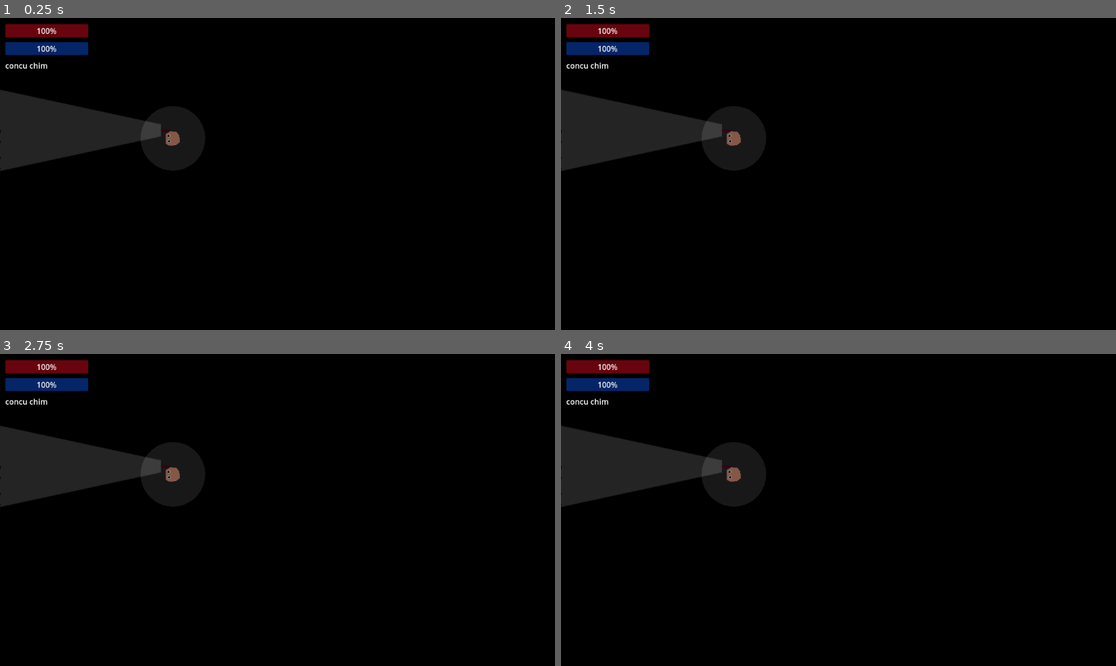
Above: before the commit, frames 1-4 (two rows, left to right).
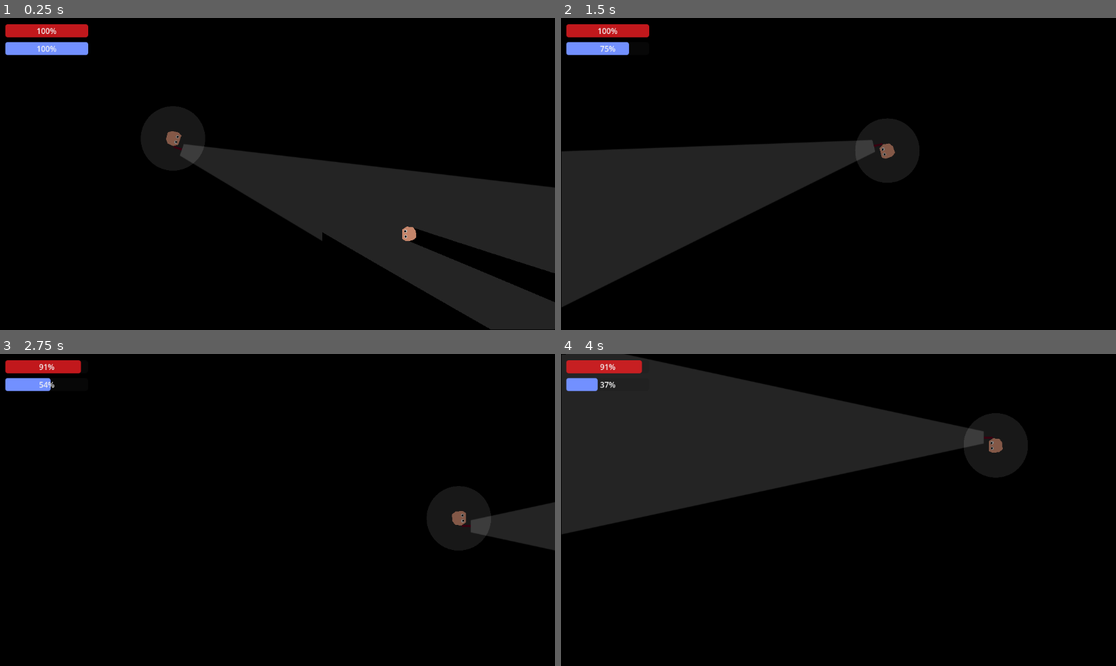
Above: after the commit, the same moments.

Repository: mncc8337/blashout
Game: Godot game, scene res://scenes/main.tscn
The game is run twice, just before and just after one commit, with the same random seed, the same clock (stepped at 60 frames per second) and the same inputs.
Inputs (mouse positions are in pixels of both pictures, inside the frame that each line leads up to):
- Up to frame 1 (0.25 s): no input
- Up to frame 2 (1.5 s): tap Enter at 0.5 s; move the mouse to (960, 158) at 0.52 s; hold D (right) 0.53-1.28 s; hold Shift (run) 0.53-1.28 s; move the mouse to (727, 189) at 1.27 s; hold S (down) from 1.28 s (still down); tap Shift (run) at 1.35 s
- Up to frame 3 (2.75 s): move the mouse to (333, 441) at 2.02 s; release S (down) at 2.03 s; hold D (right) from 2.03 s (still down); hold Shift (run) from 2.03 s (still down)
- Up to frame 4 (4 s): move the mouse to (810, 572) at 2.77 s; release D (right) at 2.78 s; release Shift (run) at 2.78 s; hold W (up) 2.78-3.53 s; tap Shift (run) at 2.85 s; move the mouse to (1005, 556) at 3.52 s; hold A (left) from 3.53 s (still down); hold Shift (run) from 3.53 s (still down)

The runs differ from the first frame. In frame 1, 24% of the frame differs, in the area x 0-100%, y 2-100%; in frame 2, 19%; in frame 3, 7.4%; in frame 4, 19%.
Error before the commit: Invalid access to property or key 'global_position' on a base object of type 'null instance'. (res://scripts/player.gd:26)

Commit message:
added foe and blok

Diff:
--- /dev/null
+++ b/scenes/blck.tscn
@@ -0,0 +1,30 @@
+[gd_scene load_steps=4 format=3 uid="uid://biwhw5vahhhie"]
+
+[ext_resource type="Texture2D" uid="uid://cur22yoxn2oxi" path="res://imgs/block.png" id="1_mhg6f"]
+[ext_resource type="Texture2D" uid="uid://eperkyusood0" path="res://imgs/light_blk.png" id="2_8k68d"]
+
+[sub_resource type="OccluderPolygon2D" id="OccluderPolygon2D_yp3ur"]
+cull_mode = 1
+polygon = PackedVector2Array(9, -9, -9, -9, -9, 9, 9, 9)
+
+[node name="block" type="StaticBody2D"]
+position = Vector2(1, 1)
+scale = Vector2(2, 2)
+
+[node name="CollisionPolygon2D2" type="CollisionPolygon2D" parent="."]
+polygon = PackedVector2Array(9, -9, -9, -9, -9, 9, 9, 9)
+
+[node name="Sprite2D2" type="Sprite2D" parent="CollisionPolygon2D2"]
+texture = ExtResource("1_mhg6f")
+
+[node name="PointLight2D" type="PointLight2D" parent="CollisionPolygon2D2/Sprite2D2"]
+position = Vector2(3.57628e-07, 0.25)
+scale = Vector2(2.59965, 2.68631)
+color = Color(1, 1, 1, 0.290196)
+energy = 7.85
+blend_mode = 2
+texture = ExtResource("2_8k68d")
+texture_scale = 0.01
+
+[node name="LightOccluder2D2" type="LightOccluder2D" parent="CollisionPolygon2D2"]
+occluder = SubResource("OccluderPolygon2D_yp3ur")
--- /dev/null
+++ b/scenes/foe_.tscn
@@ -0,0 +1,13 @@
+[gd_scene load_steps=2 format=3 uid="uid://bmornkppw6r7"]
+
+[ext_resource type="Texture2D" uid="uid://d0ou6idyolsw" path="res://imgs/foe.png" id="1_r8q3y"]
+
+[node name="foe" type="CharacterBody2D"]
+position = Vector2(750, 448)
+scale = Vector2(3, 3)
+
+[node name="CollisionPolygon2D" type="CollisionPolygon2D" parent="."]
+polygon = PackedVector2Array(7, -8, -8, -8, -8, 7, 6, 4)
+
+[node name="Sprite2D" type="Sprite2D" parent="CollisionPolygon2D"]
+texture = ExtResource("1_r8q3y")
--- a/scenes/main.tscn
+++ b/scenes/main.tscn
@@ -1,18 +1,39 @@
-[gd_scene load_steps=9 format=3 uid="uid://l0v0ojsdp6s8"]
+[gd_scene load_steps=15 format=3 uid="uid://l0v0ojsdp6s8"]
 
 [ext_resource type="PackedScene" uid="uid://cs0scqiespkx4" path="res://scenes/player.tscn" id="1_ir80p"]
 [ext_resource type="PackedScene" uid="uid://biy8681uytdb" path="res://scenes/wall.tscn" id="2_222mk"]
 [ext_resource type="Script" path="res://scripts/UI.gd" id="3_cbocj"]
+[ext_resource type="PackedScene" uid="uid://biwhw5vahhhie" path="res://scenes/blck.tscn" id="4_661in"]
+[ext_resource type="Script" path="res://scripts/foe.gd" id="5_bh00k"]
+[ext_resource type="Texture2D" uid="uid://d0ou6idyolsw" path="res://imgs/foe.png" id="6_pcyax"]
 
-[sub_resource type="OccluderPolygon2D" id="OccluderPolygon2D_g4b7h"]
+[sub_resource type="OccluderPolygon2D" id="OccluderPolygon2D_f5l68"]
 cull_mode = 1
-polygon = PackedVector2Array(-22.2, -8.2, -22.2, 11.8, -15.2, 15.8, -1.2, 14.8, 6.8, 8.8, 5.8, -5.2, -0.199999, -13.2, -13.2, -14.2)
+polygon = PackedVector2Array(-22, -8, -22, 12, -15, 16, -1, 15, 7, 9, 6, -5, 0, -13, -13, -14)
 
 [sub_resource type="StyleBoxFlat" id="StyleBoxFlat_uhm6t"]
-bg_color = Color(1, 0, 0.0941176, 0.392157)
+bg_color = Color(1, 0.117647, 0.137255, 0.74902)
+corner_radius_top_left = 5
+corner_radius_top_right = 5
+corner_radius_bottom_right = 5
+corner_radius_bottom_left = 5
 
 [sub_resource type="Theme" id="Theme_4ddnc"]
 ProgressBar/styles/fill = SubResource("StyleBoxFlat_uhm6t")
+
+[sub_resource type="StyleBoxFlat" id="StyleBoxFlat_x2dpq"]
+bg_color = Color(0.454902, 0.564706, 1, 1)
+
+[sub_resource type="StyleBoxFlat" id="StyleBoxFlat_lkhp0"]
+bg_color = Color(0.447059, 0.564706, 1, 1)
+corner_radius_top_left = 5
+corner_radius_top_right = 5
+corner_radius_bottom_right = 5
+corner_radius_bottom_left = 5
+
+[sub_resource type="Theme" id="Theme_6h42r"]
+/styles/fill = SubResource("StyleBoxFlat_x2dpq")
+ProgressBar/styles/fill = SubResource("StyleBoxFlat_lkhp0")
 
 [sub_resource type="StyleBoxFlat" id="StyleBoxFlat_5w0yb"]
 bg_color = Color(0, 0.333333, 1, 0.392157)
@@ -65,11 +86,11 @@
 position = Vector2(7.2, -0.8)
 polygon = PackedVector2Array(-22, -8, -22, 12, -15, 16, -1, 15, 7, 9, 6, -5, 0, -13, -13, -14)
 
-[node name="Polygon2D7" type="LightOccluder2D" parent="dummy"]
-position = Vector2(7.38, -0.6)
-occluder = SubResource("OccluderPolygon2D_g4b7h")
+[node name="LightOccluder2D" type="LightOccluder2D" parent="dummy/Polygon2D2"]
+occluder = SubResource("OccluderPolygon2D_f5l68")
 
 [node name="walls" type="Node2D" parent="."]
+scale = Vector2(1.00136, 0.998738)
 
 [node name="wall" parent="walls" instance=ExtResource("2_222mk")]
 position = Vector2(0, 324)
@@ -101,19 +122,35 @@
 offset_bottom = 40.0
 theme = SubResource("Theme_4ddnc")
 value = 75.0
+rounded = true
 
 [node name="staminabar" type="ProgressBar" parent="UI"]
 offset_left = 11.0
 offset_top = 50.0
 offset_right = 183.0
 offset_bottom = 77.0
-theme = SubResource("Theme_bctt7")
+theme = SubResource("Theme_6h42r")
 value = 75.0
 
-[node name="exhauted" type="Label" parent="UI"]
+[node name="exhausted" type="Label" parent="UI"]
 offset_left = 11.0
 offset_top = 87.0
 offset_right = 183.0
 offset_bottom = 114.0
 theme = SubResource("Theme_bctt7")
 text = "concu chim"
+
+[node name="block" parent="." instance=ExtResource("4_661in")]
+position = Vector2(651, 462)
+
+[node name="foe" type="CharacterBody2D" parent="."]
+position = Vector2(750, 448)
+scale = Vector2(3, 3)
+motion_mode = 1
+script = ExtResource("5_bh00k")
+
+[node name="CollisionPolygon2D" type="CollisionPolygon2D" parent="foe"]
+polygon = PackedVector2Array(7, -8, -8, -8, -8, 7, 6, 4)
+
+[node name="Sprite2D" type="Sprite2D" parent="foe/CollisionPolygon2D"]
+texture = ExtResource("6_pcyax")
--- a/scenes/player.tscn
+++ b/scenes/player.tscn
@@ -77,4 +77,4 @@
 [node name="lightarea" type="Area2D" parent="."]
 
 [node name="light_collision_lol" type="CollisionPolygon2D" parent="lightarea"]
-polygon = PackedVector2Array(-1435, -331, -1435, 299, -1429, 299, -25, -3, -25, -30, -1423, -331)
+polygon = PackedVector2Array(-1435, -331, -1435, 299, -1429, 299, -25, -14, -25, -18, -1423, -331)
